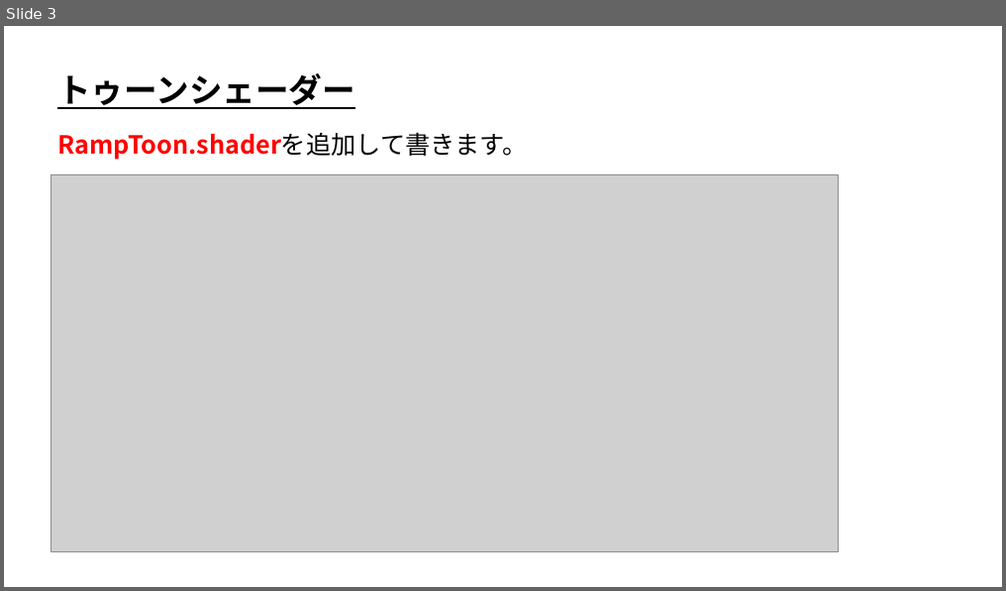
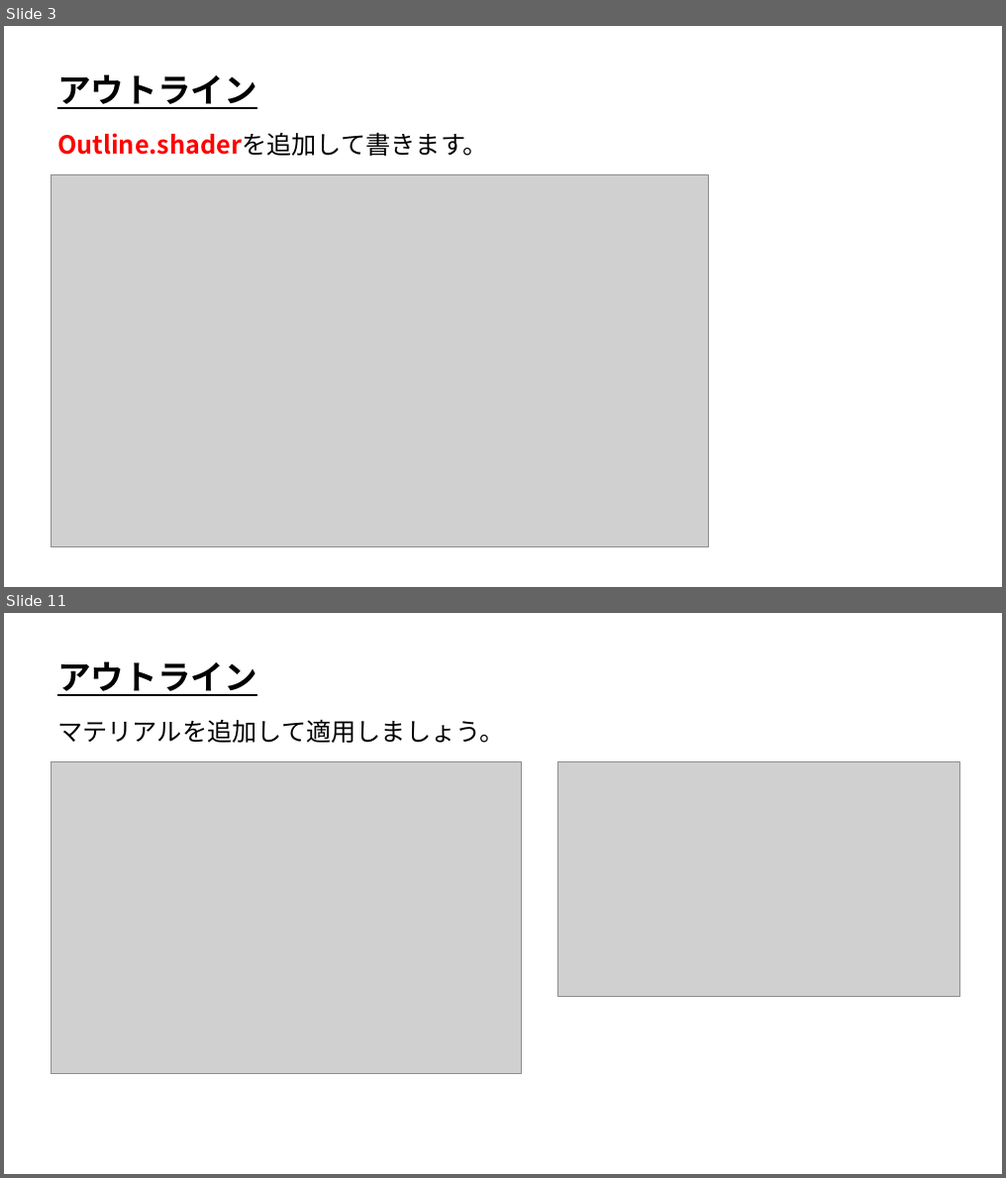
Before and after one commit to ArakiYusuke-Ohara/Textbook, a slide deck: ゲーム科2年/01_後期/ゲームプログラミング応用Ⅰ/09_複数Passでアウトライン.pptx. Shown one above the other, each under a label of ours: slide 3 before the commit, slides 3 and 11 after it; the slides between them are not shown. The pictures are 1006x591 and 1006x1178 pixels, drawn with LibreOffice and Linux fonts; fonts in the diff are those of the drawing; grey boxes stand for pictures. Boxes give left, top, right and bottom in pixels: in the first picture for what was removed or moved away, otherwise in the second. Text is boxed around its words. In the diff, an @@ line names an element or a change of style, - is before the commit and + after.

Commit message:
アウトラインスライド作成

```diff
--- a/ゲーム科2年/01_後期/ゲームプログラミング応用Ⅰ/09_複数Passでアウトライン.pptx
+++ b/ゲーム科2年/01_後期/ゲームプログラミング応用Ⅰ/09_複数Passでアウトライン.pptx
@@ slide 11 added at box(4, 613, 1002, 1174), background #FFFFFF @@
@@ text added at box(57, 662, 257, 696), 32 pt, text #000000, bold, underline @@
+アウトライン
@@ text added at box(57, 719, 504, 743), 24 pt, text #000000 @@
+マテリアルを追加して適用しましょう。
@@ picture added at box(51, 761, 522, 1074) @@
@@ picture added at box(558, 761, 960, 996) @@
@@ slide 3 changed as well @@
@@ text at box(57, 75, 257, 109): text changed @@
-トゥーンシェーダー
+アウトライン
@@ text at box(57, 132, 488, 156): text changed @@
-RampToon.shaderを追加して書きます。
+Outline.shaderを追加して書きます。
@@ picture: place and size @@
-picture at box(51, 174, 839, 553)
+picture at box(51, 174, 709, 548)
```
Also in this commit, not shown: 2 other slides changed, 7 other slides added, 6 slides removed.
